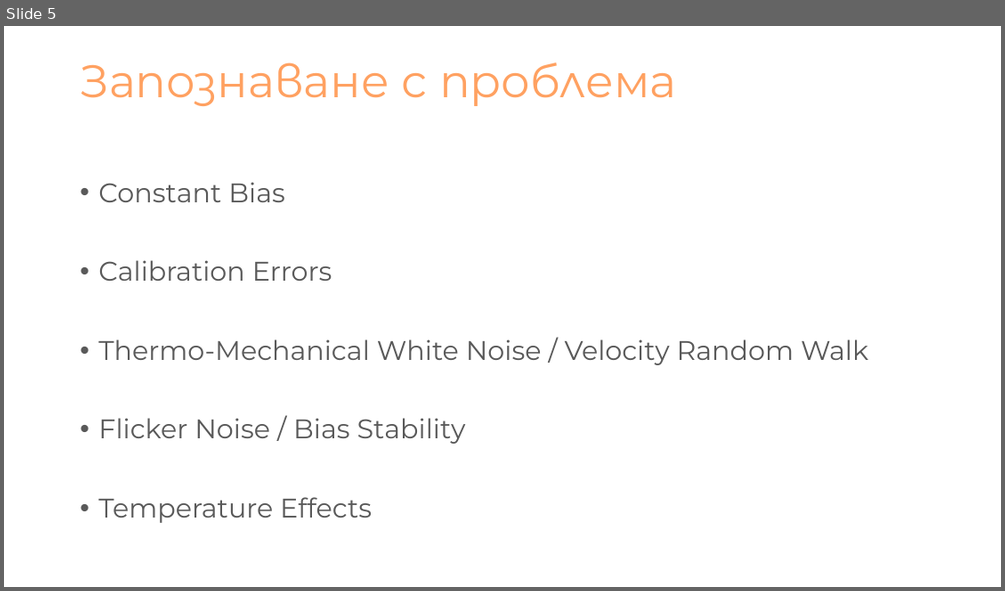
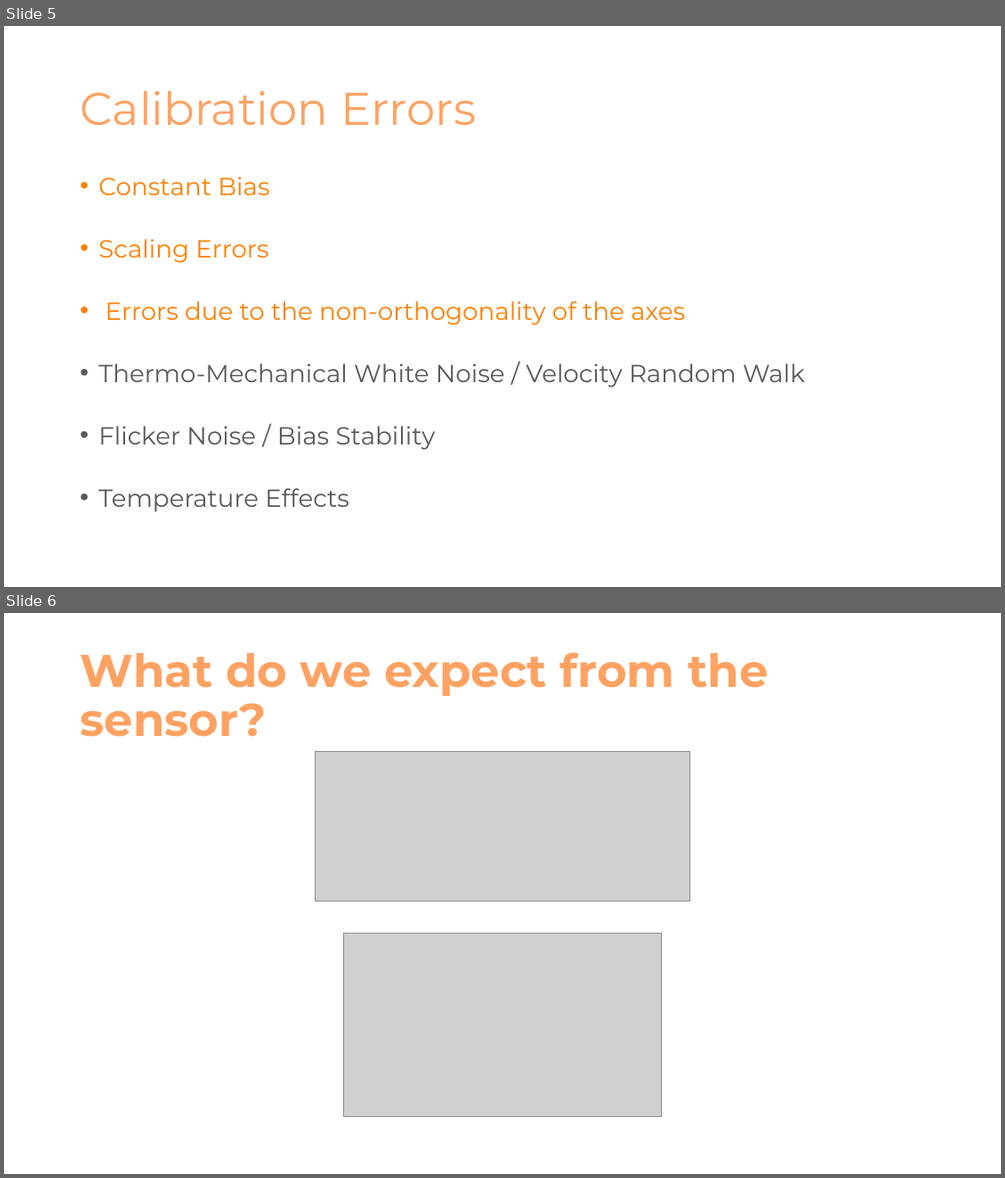
Before and after one commit to NikolaTotev/AMMRP-Course-Project, a slide deck: Presentation Materials/Калибриране на MEMS Акселерометри.pptx. Shown one above the other, each under a label of ours: slide 5 before the commit, slides 5 and 6 after it. The pictures are 1005x591 and 1005x1178 pixels, drawn with LibreOffice and Linux fonts; fonts in the diff are those of the drawing; grey boxes stand for pictures. Boxes give left, top, right and bottom in pixels: in the first picture for what was removed or moved away, otherwise in the second. Text is boxed around its words. In the diff, an @@ line names an element or a change of style, - is before the commit and + after.

```diff
--- a/Presentation Materials/Калибриране на MEMS Акселерометри.pptx
+++ b/Presentation Materials/Калибриране на MEMS Акселерометри.pptx
@@ slide 6 added at (4,613,1001,1174), background #FFFFFF @@
@@ title added at (80,652,768,737), 44 pt, text #FFA161, bold @@
+What do we expect from the sensor?
@@ picture added at (316,751,690,900) @@
@@ picture added at (343,933,662,1116) @@
@@ slide 5 changed as well @@
@@ title at (80,91,476,126): text changed @@
-Запознаване с проблема
+Calibration Errors
@@ text at (98,176,805,512): size 25.9 to 23.8 pt in "Constant Bias", "Thermo-Mechanical White Noise / Velocity Random Walk", "Flicker Noise / Bias Stability", "Temperature Effects"; text colour #595959 to #FF8000 in "Constant Bias"; line spacing 0.9 to 0.7 @@
@@ text at (98,239,685,325): text changed; size 25.9 to 23.8 pt; text colour #595959 to #FF8000 @@
-• Calibration Errors
+• Scaling Errors
+• Errors due to the non-orthogonality of the axes
```
Also in this commit, not shown: 1 other slide changed, 9 other slides added, 8 slides removed, 28 other files.
